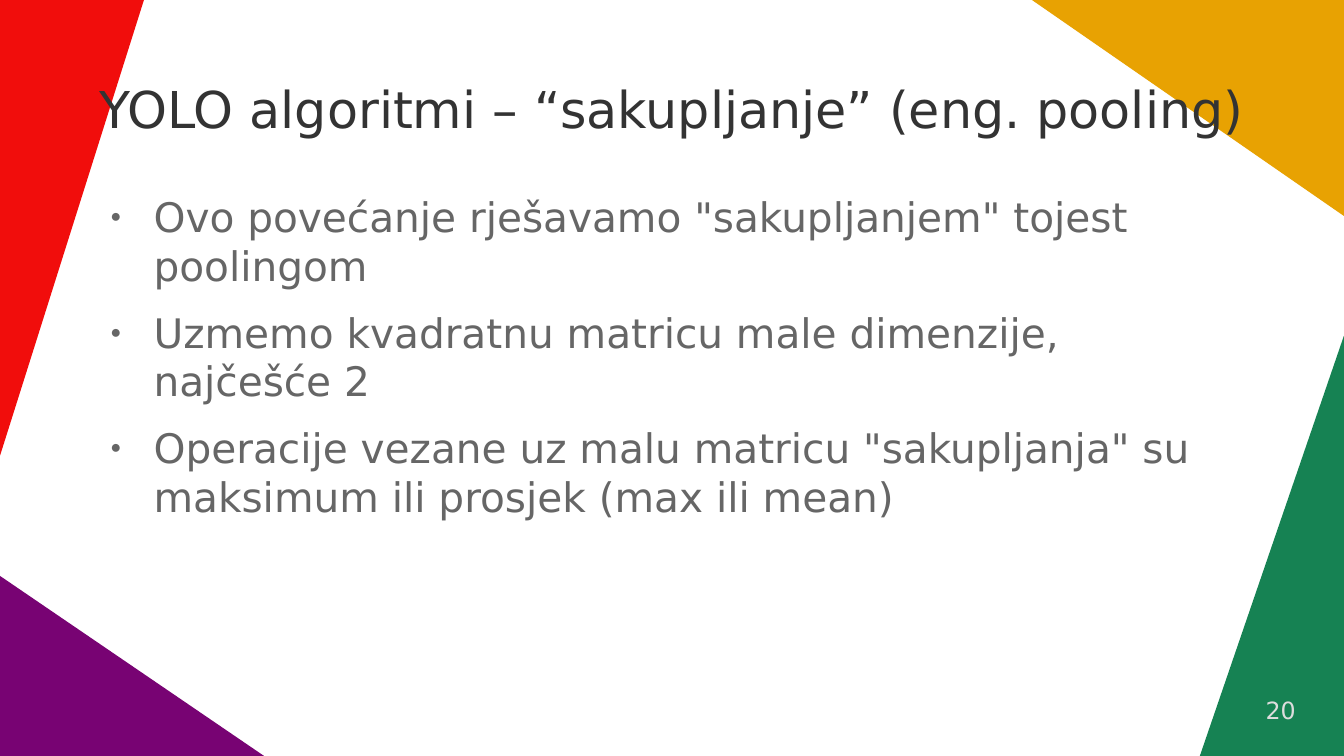
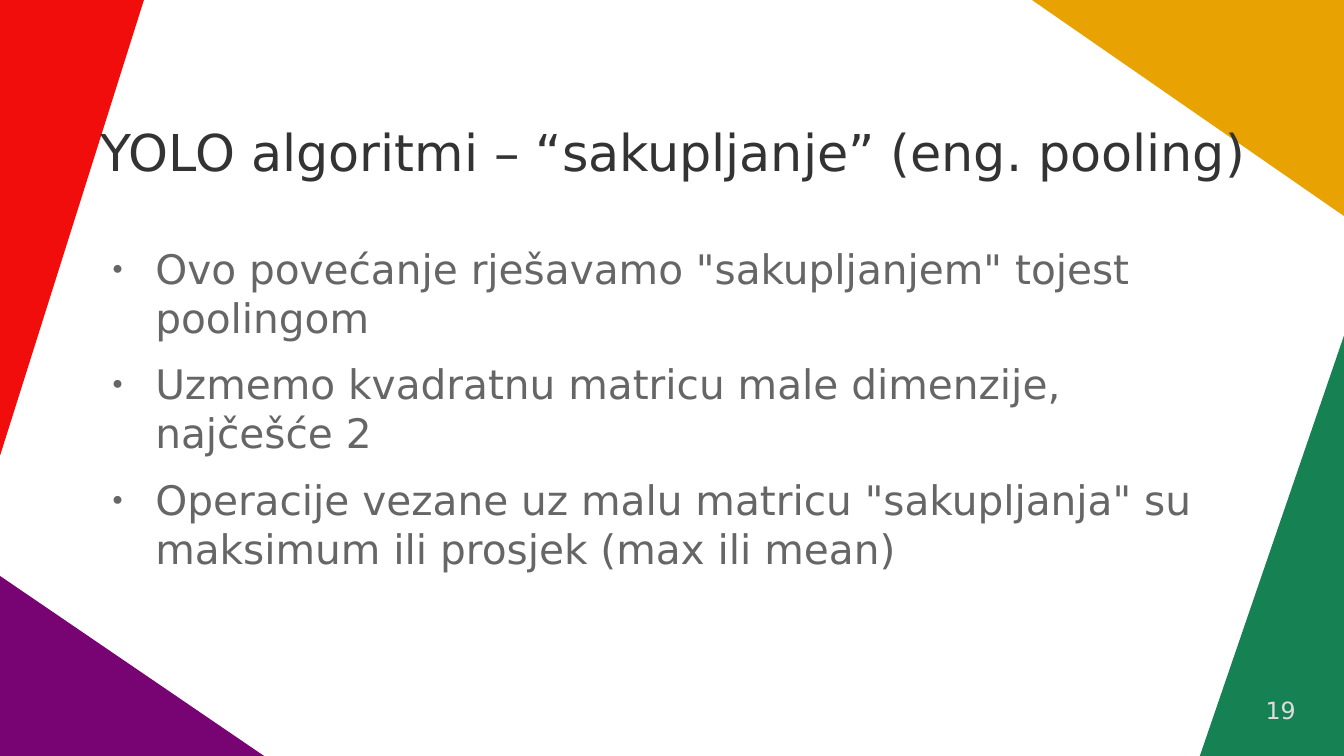
Before and after one commit to VidJoha/Seminar---CNN-i-YOLO-algoritmi, a slide deck: slide 19 of Konvolucijske neuralne mreže.odp (slide 20 before the commit). Drawn at 1344x756 pixels with LibreOffice and Linux fonts; fonts in the diff are those of the drawing. Boxes give left, top, right and bottom in pixels: in the first picture for what was removed or moved away, otherwise in the second. Text is boxed around its words. In the diff, an @@ line names an element or a change of style, - is before the commit and + after.

```diff
--- a/Konvolucijske neuralne mreže.odp
+++ b/Konvolucijske neuralne mreže.odp
@@ title "YOLO algoritmi – “sakupljanje” (eng. ...": place and size @@
-title "YOLO algoritmi – “sakupljanje” (eng. ..." at <box>99,86,1244,139</box>
+title "YOLO algoritmi – “sakupljanje” (eng. ..." at <box>101,130,1245,182</box>
@@ text "Ovo povećanje rješavamo "sakupljanjem" tojest ...": place and size @@
-text "Ovo povećanje rješavamo "sakupljanjem" tojest ..." at <box>154,199,1189,521</box>
+text "Ovo povećanje rješavamo "sakupljanjem" tojest ..." at <box>155,251,1191,572</box>
@@ page number at <box>1266,701,1296,720</box>: text changed @@
-20
+19
```
Also in this commit, not shown: 8 other slides changed, 2 slides added, 2 slides removed, 1 other file.
